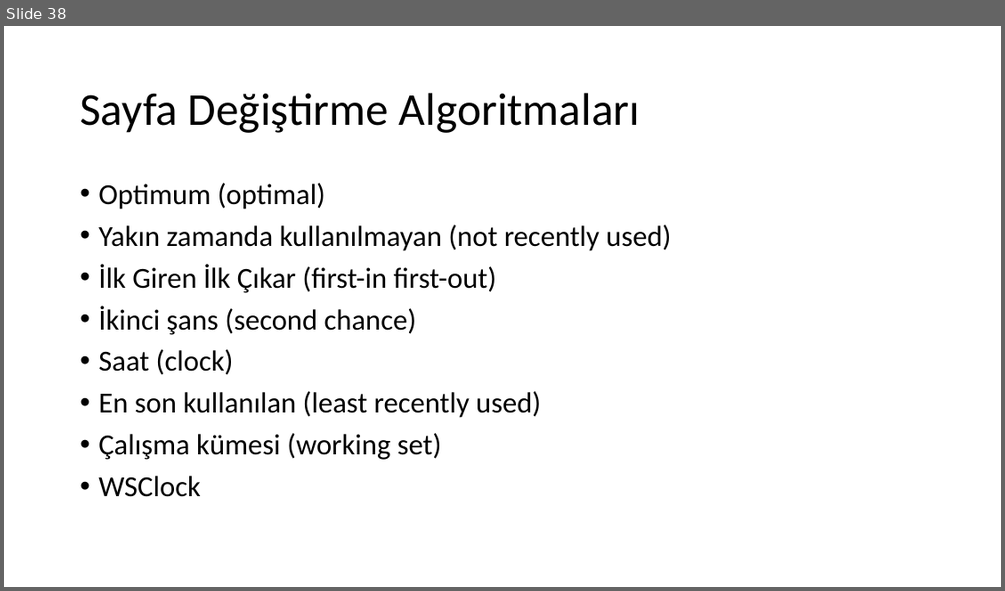
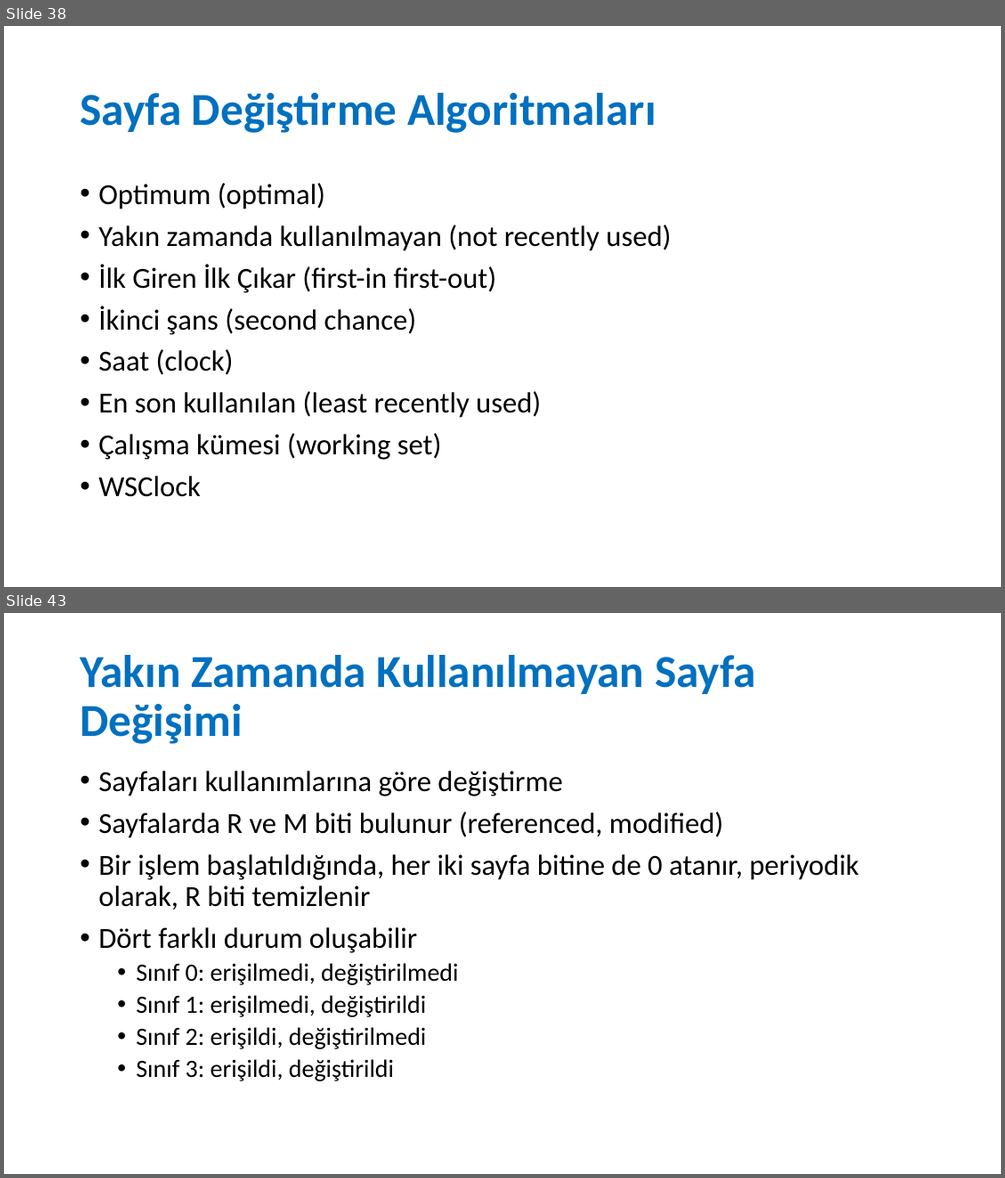
Before and after one commit to sercankulcu/sercankulcu.github.io, a slide deck: files/os/3_Bolum_3_Bellek.pptx. Shown one above the other, each under a label of ours: slide 38 before the commit, slides 38 and 43 after it; the slides between them are not shown. The pictures are 1005x591 and 1005x1178 pixels, drawn with LibreOffice and Linux fonts; fonts in the diff are those of the drawing. Boxes give left, top, right and bottom in pixels: in the first picture for what was removed or moved away, otherwise in the second. Text is boxed around its words. In the diff, an @@ line names an element or a change of style, - is before the commit and + after.

```diff
--- a/files/os/3_Bolum_3_Bellek.pptx
+++ b/files/os/3_Bolum_3_Bellek.pptx
@@ slide 43 added at [4, 613, 1001, 1174], background #FFFFFF @@
@@ title added at [80, 655, 756, 744], 44 pt, text #0070C0, bold @@
+Yakın Zamanda Kullanılmayan Sayfa Değişimi
@@ text added at [98, 771, 858, 1081], 28 pt, text #000000 @@
+• Sayfaları kullanımlarına göre değiştirme
+• Sayfalarda R ve M biti bulunur (referenced, modified)
+• Bir işlem başlatıldığında, her iki sayfa bitine de 0 atanır, periyodik olarak, R biti temizlenir
+• Dört farklı durum oluşabilir
+  • Sınıf 0: erişilmedi, değiştirilmedi
+  • Sınıf 1: erişilmedi, değiştirildi
+  • Sınıf 2: erişildi, değiştirilmedi
+  • Sınıf 3: erişildi, değiştirildi
@@ slide 38 changed as well @@
@@ title "Sayfa Değiştirme Algoritmaları" at [80, 93, 655, 133]: text colour #000000 to #0070C0, bold on @@
```
Also in this commit, not shown: 40 other slides changed, 12 other slides added, 13 slides removed, 1 other file.
